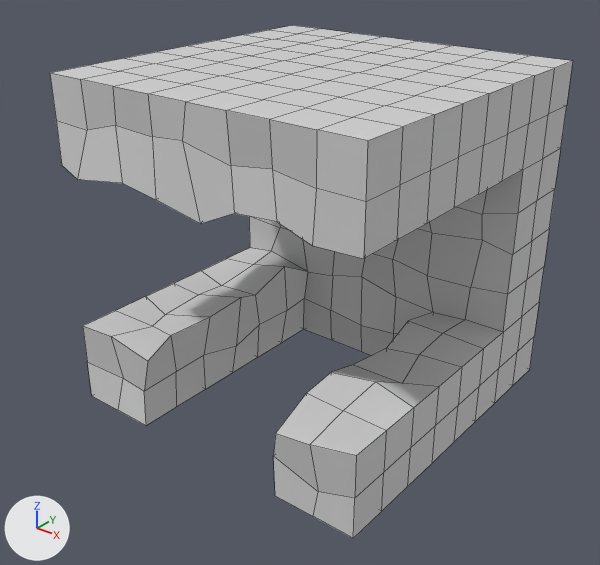
Renders of the OBJ model modelsrc/gopher/tjunction.obj from each side of a commit.
Camera for both pictures: a 50 mm lens placed at (2.75, -3.6, 1.91), pointed at (0.04, -0.22, -0.19). Every picture has the same lights, and +X, +Y and +Z are marked at lower left. Mesh edges are drawn as thin lines. Where no turn or scale is listed for an object, it has been applied to the vertices.
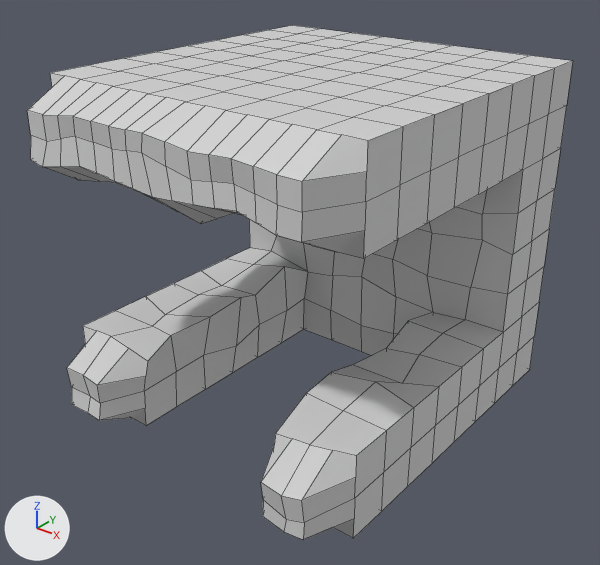
The change, as a diff of the scene's bpy script:
```diff
--- a/modelsrc/gopher/tjunction.obj.py
+++ b/modelsrc/gopher/tjunction.obj.py
@@ me_cube @@
 # used by ob_cube; location = (0.0, 0.0, 0.0)
-me_cube.from_pydata(...)  # 410 vertices, 408 faces; spans x -1.0..1.0, y -1.05..1.0, z -1.0..1.0
+me_cube.from_pydata(...)  # 500 vertices, 480 faces; spans x -1.0..1.0, y -1.28..1.0, z -1.0..1.0
+# me_cube part 1
+# 9 vertices are removed from x -0.74..0.77, y -1.0..-0.94, z -0.84..0.81
+# 60 faces are deleted
+# 75 vertices are added at x -0.9..1.0, y -1.28..-0.98, z -0.92..0.9
+# 8 new vertices lie (-0.13, 0.0, 0.0) away from vertices in x -0.75..1.0, y -1.0, z -1.0..1.0
+# 6 new vertices lie (0.0, 0.0, 0.13) away from vertices in x -1.0..1.0, y -1.0, z -1.0..0.75
+# 5 new vertices lie (-0.12, 0.0, 0.0) away from vertices in x -0.5..1.0, y -1.0, z -1.0..1.0
+# 5 new vertices lie (0.13, 0.0, 0.0) away from vertices in x -0.87..0.74, y -1.25..-1.24, z 0.62..0.89
+# 132 new faces join them
 me_cube.materials.append(mat_material)
```

What differs and where, as boxes (x1, y1, x2, y2) in the pictures (600 x 565 px):
'Cube', reshaped: before (50, 25, 573, 538); after (27, 25, 573, 539)
part 1 of me_cube, built on: before (50, 65, 403, 538); after (27, 65, 403, 539)
